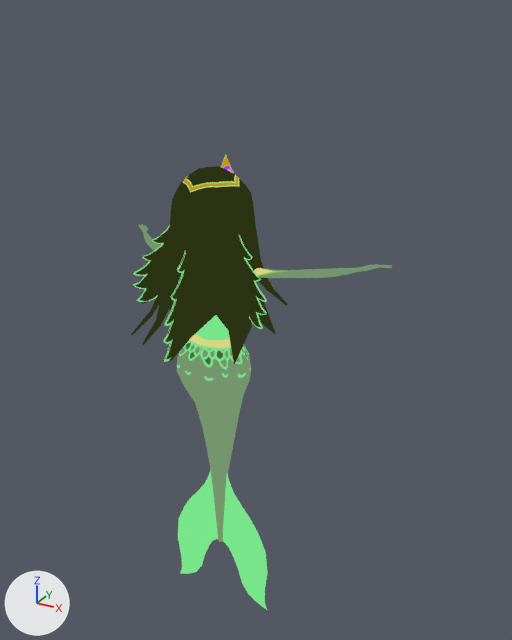
The glTF model godot/assets/models/battle/summons/GreenMermaid.glb: old version first, new version second.
Both versions are drawn from a 50 mm lens placed at (0.191, -0.301, 0.307), pointed at (0.016, 0.017, 0.148). Lighting does not change. The marker at lower left points along +X, +Y and +Z. The picture after the commit comes second. Both versions are drawn at frame 1 of the action 'Mermaid_Idle'; the numbers are the values there. Vertices at exactly the same position are counted once.

Names of what the first picture shows: 'Mermaid'.
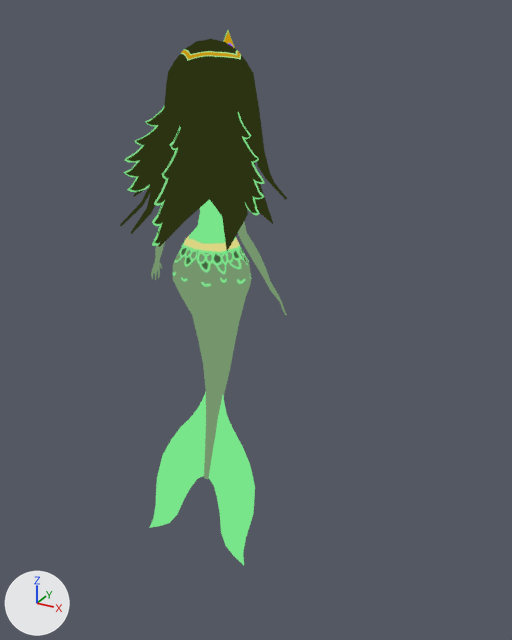
Changed parts and their boxes (x1, y1, x2, y2) in the pictures (512 x 640 px; the box of a moved part takes in the faces that stretch with it):
'Mermaid', reshaped, rescaled, moved, turned
    before: (131, 154, 392, 610)
    after: (120, 30, 287, 565)
part 1 of me_mermaid, moved or reshaped
    before: (221, 154, 234, 174)
    after: (223, 30, 235, 48)
part 2 of me_mermaid, moved or reshaped
    before: (164, 253, 186, 362)
    after: (153, 127, 181, 246)
part 3 of me_mermaid, moved or reshaped
    before: (239, 235, 267, 328)
    after: (238, 112, 265, 213)
part 4 of me_mermaid, moved or reshaped
    before: (238, 235, 266, 329)
    after: (237, 112, 264, 215)
part 5 of me_mermaid, moved or reshaped
    before: (163, 252, 185, 361)
    after: (152, 127, 180, 246)
part 6 of me_mermaid, moved or reshaped
    before: (133, 225, 170, 302)
    after: (124, 107, 164, 192)
part 7 of me_mermaid, moved or reshaped
    before: (131, 166, 392, 610)
    after: (120, 39, 287, 565)

Patch to the scene script:
```diff
--- a/godot/assets/models/battle/summons/GreenMermaid.glb.py
+++ b/godot/assets/models/battle/summons/GreenMermaid.glb.py
@@ me_mermaid @@
 # used by ob_mermaid; parent = ob_greenmermaid; location = (0.0, 0.0, 0.0); rotation_euler = (1.571, 0.0, 0.0), in degrees (90, 0, 0)
-me_mermaid.from_pydata(...)  # 1013 vertices, 1712 faces; spans x -1.65..1.66, y -0.84..4.78, z -0.91..0.97
+me_mermaid.from_pydata(...)  # 1013 vertices, 1712 faces; spans x -0.93..0.89, y -0.99..0.43, z 0.3..5.97
+# me_mermaid part 1: the loose piece of 5 vertices spanning x -0.1..0.1, y 4.49..4.78, z -0.35..-0.26 is turned 88.8 degrees about the x axis through its middle, then moved by (0.04, -4.33, 6.13)
+# me_mermaid part 2: the loose piece of 40 vertices spanning x 0.0, y 2.94..4.06, z 0.43..0.97 is multiplied about its middle by the matrix ((0.999, 0.03, -0.02), (-0.021, 0.017, -1.0), (-0.03, 0.999, 0.017)), then moved by (-0.02, -4.21, 4.0)
+# me_mermaid part 3: the loose piece of 40 vertices spanning x 0.37..0.82, y 3.22..4.1, z 0.16..0.36 is multiplied about its middle by the matrix ((0.999, 0.031, -0.031), (-0.032, 0.015, -0.999), (-0.031, 0.999, 0.016)), then moved by (0.0, -3.95, 4.58)
+# me_mermaid part 4: the loose piece of 40 vertices spanning x 0.37..0.82, y 3.22..4.1, z 0.17..0.37 is multiplied about its middle by the matrix ((0.999, 0.031, -0.031), (-0.032, 0.015, -0.999), (-0.031, 0.999, 0.016)), then moved by (-0.01, -3.96, 4.57)
+# me_mermaid part 5: the loose piece of 40 vertices spanning x -0.01, y 2.94..4.06, z 0.43..0.97 is multiplied about its middle by the matrix ((0.999, 0.03, -0.02), (-0.021, 0.017, -1.0), (-0.03, 0.999, 0.017)), then moved by (-0.02, -4.21, 4.0)
+# me_mermaid part 6: the loose piece of 40 vertices spanning x -0.82..-0.37, y 3.22..4.1, z 0.17..0.37 is multiplied about its middle by the matrix ((0.999, 0.028, -0.022), (-0.022, 0.016, -1.0), (-0.028, 0.999, 0.016)), then moved by (0.0, -3.94, 4.6)
+# me_mermaid part 7: 768 of 1013 vertices moved; they spanned x -1.65..1.66, y -0.84..4.7, z -0.91..0.88 and now span x -0.93..0.89, y -0.91..0.43, z 0.3..5.89; mean shift (0.0, -3.3, 4.21); largest move (0.01, 4.7, 0.04) -> (0.05, -0.03, 5.89)
+# other edits to the shape of me_mermaid do not show in these pictures
 me_mermaid.materials.append(mat_mermaid)
@@ ob_mermaid @@
 ob_mermaid = bpy.data.objects.new('Mermaid', me_mermaid)
-ob_mermaid.parent = ob_greenmermaid
 ob_mermaid.location = (0.0, 0.0, 0.0)
-ob_mermaid.rotation_euler = (1.571, 0.0, 0.0)  # degrees (90, 0, 0)
+ob_mermaid.scale = (0.05, 0.05, 0.05)
```
